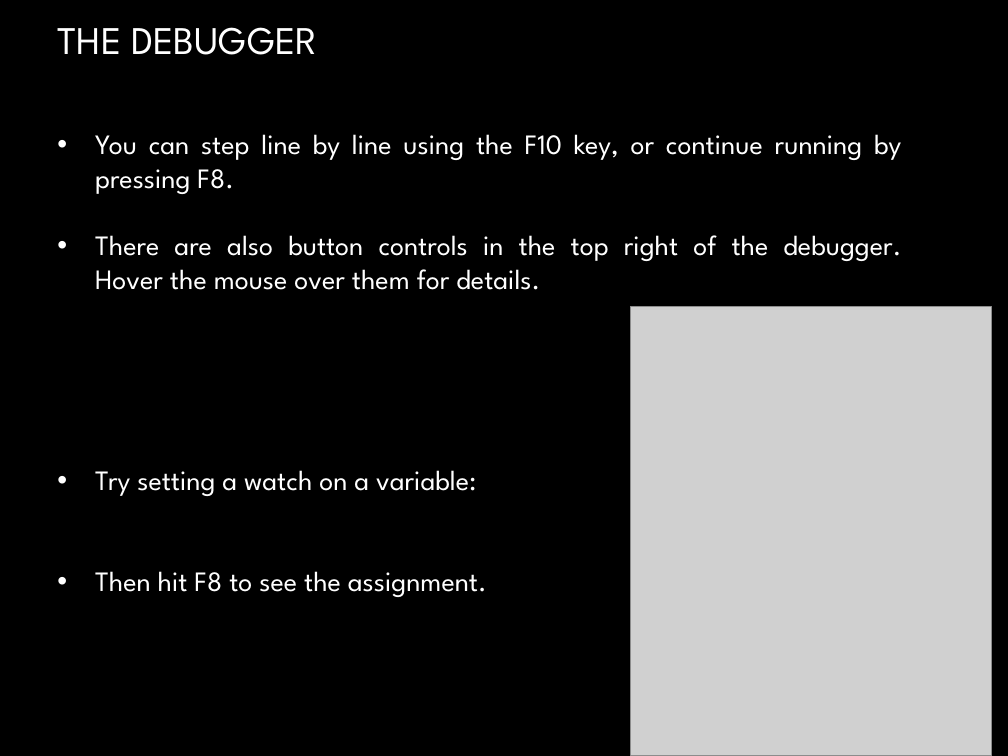
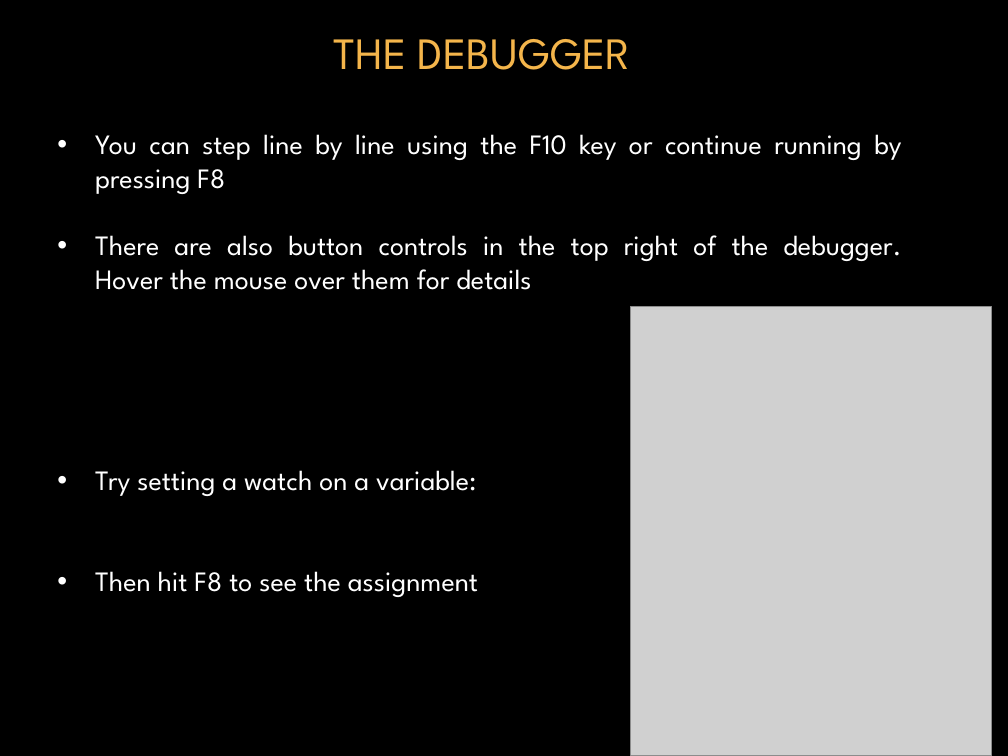
Before and after one commit to donfreiday/cpsc330-js, a slide deck: slide 39 of Javascript.pptx (slide 33 before the commit). Drawn at 1008x756 pixels with LibreOffice and Linux fonts; fonts in the diff are those of the drawing; grey boxes stand for pictures; background and template pictures are left out. Boxes give left, top, right and bottom in pixels: in the first picture for what was removed or moved away, otherwise in the second. Text is boxed around its words. In the diff, an @@ line names an element or a change of style, - is before the commit and + after.

```diff
--- a/Javascript.pptx
+++ b/Javascript.pptx
@@ title "THE DEBUGGER": place and size @@
-title "THE DEBUGGER" at [58,27,317,55]
+title "THE DEBUGGER" at [334,39,631,70]
@@ title "THE DEBUGGER" at [334,39,631,70]: size 28 to 32 pt, text colour gradient #FFFFFF to #BFBFBF to #F4B54B; alignment left to centre @@
@@ text at [95,134,901,290]: text changed @@
-• You can step line by line using the F10 key, or continue running by pressing F8.
-• There are also button controls in the top right of the debugger. Hover the mouse over them for details.
+• You can step line by line using the F10 key or continue running by pressing F8
+• There are also button controls in the top right of the debugger. Hover the mouse over them for details
@@ text at [95,571,478,597]: text changed @@
-• Then hit F8 to see the assignment.
+• Then hit F8 to see the assignment
```
Also in this commit, not shown: 34 other slides changed, 5 slides added, 2 slides removed.
